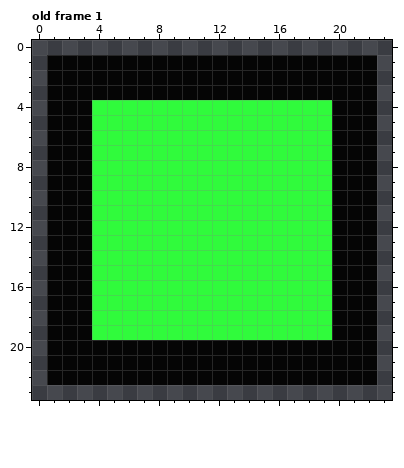
Pixel-art file -- Assets/Resources/graphics/ui/icons.aseprite. The picture above is the old version.
24x24 pixels, 3 frames. Shown: old frame 1. The commit also changed other frames, which this record leaves out.
New version:
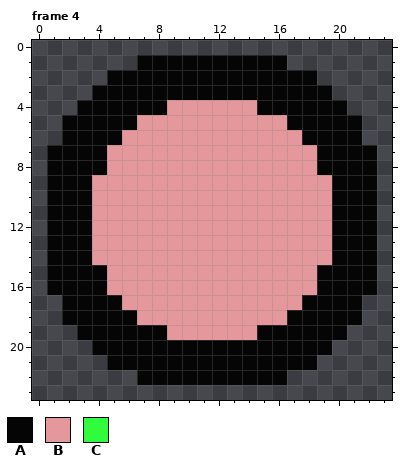
Palette (. is transparent): A #050505  B #e5989b  C #30fb3c
A new or re-ordered frame is compared with the old frame closest to it.
Edits made:
frames 3 -> 9
--- frame 4 is new; against old frame 1, layer "Layer 1"
@@ x 0..23 @@
  0 ........................
- 1 .AAAAAAAAAAAAAAAAAAAAAA.
- 2 .AAAAAAAAAAAAAAAAAAAAAA.
- 3 .AAAAAAAAAAAAAAAAAAAAAA.
- 4 .AAACCCCCCCCCCCCCCCCAAA.
- 5 .AAACCCCCCCCCCCCCCCCAAA.
- 6 .AAACCCCCCCCCCCCCCCCAAA.
- 7 .AAACCCCCCCCCCCCCCCCAAA.
- 8 .AAACCCCCCCCCCCCCCCCAAA.
- 9 .AAACCCCCCCCCCCCCCCCAAA.
-10 .AAACCCCCCCCCCCCCCCCAAA.
-11 .AAACCCCCCCCCCCCCCCCAAA.
-12 .AAACCCCCCCCCCCCCCCCAAA.
-13 .AAACCCCCCCCCCCCCCCCAAA.
-14 .AAACCCCCCCCCCCCCCCCAAA.
-15 .AAACCCCCCCCCCCCCCCCAAA.
-16 .AAACCCCCCCCCCCCCCCCAAA.
-17 .AAACCCCCCCCCCCCCCCCAAA.
-18 .AAACCCCCCCCCCCCCCCCAAA.
-19 .AAACCCCCCCCCCCCCCCCAAA.
-20 .AAAAAAAAAAAAAAAAAAAAAA.
-21 .AAAAAAAAAAAAAAAAAAAAAA.
-22 .AAAAAAAAAAAAAAAAAAAAAA.
+ 1 .......AAAAAAAAAA.......
+ 2 .....AAAAAAAAAAAAAA.....
+ 3 ....AAAAAAAAAAAAAAAA....
+ 4 ...AAAAAABBBBBBAAAAAA...
+ 5 ..AAAAABBBBBBBBBBAAAAA..
+ 6 ..AAAABBBBBBBBBBBBAAAA..
+ 7 .AAAABBBBBBBBBBBBBBAAAA.
+ 8 .AAAABBBBBBBBBBBBBBAAAA.
+ 9 .AAABBBBBBBBBBBBBBBBAAA.
+10 .AAABBBBBBBBBBBBBBBBAAA.
+11 .AAABBBBBBBBBBBBBBBBAAA.
+12 .AAABBBBBBBBBBBBBBBBAAA.
+13 .AAABBBBBBBBBBBBBBBBAAA.
+14 .AAABBBBBBBBBBBBBBBBAAA.
+15 .AAAABBBBBBBBBBBBBBAAAA.
+16 .AAAABBBBBBBBBBBBBBAAAA.
+17 ..AAAABBBBBBBBBBBBAAAA..
+18 ..AAAAABBBBBBBBBBAAAAA..
+19 ...AAAAAABBBBBBAAAAAA...
+20 ....AAAAAAAAAAAAAAAA....
+21 .....AAAAAAAAAAAAAA.....
+22 .......AAAAAAAAAA.......
 23 ........................
Changed places in both pictures, as pixel boxes (x1, y1, x2, y2):
changed: (47, 55, 377, 385)
